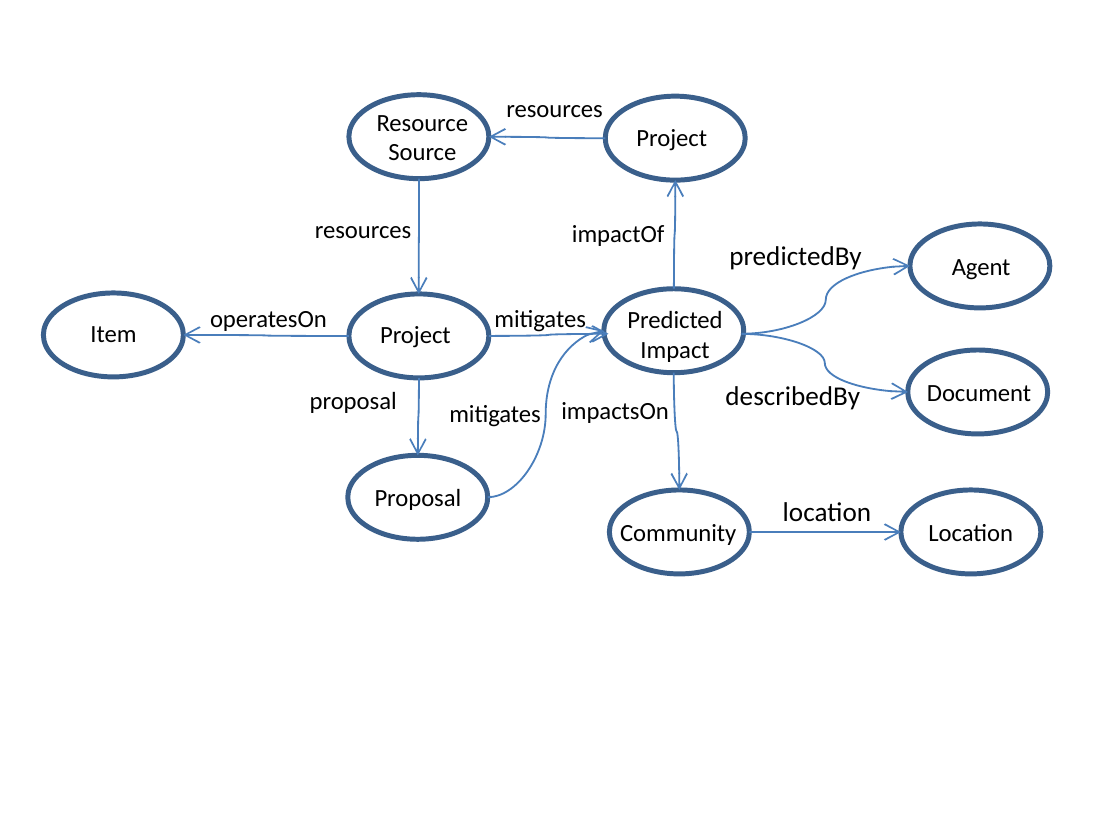
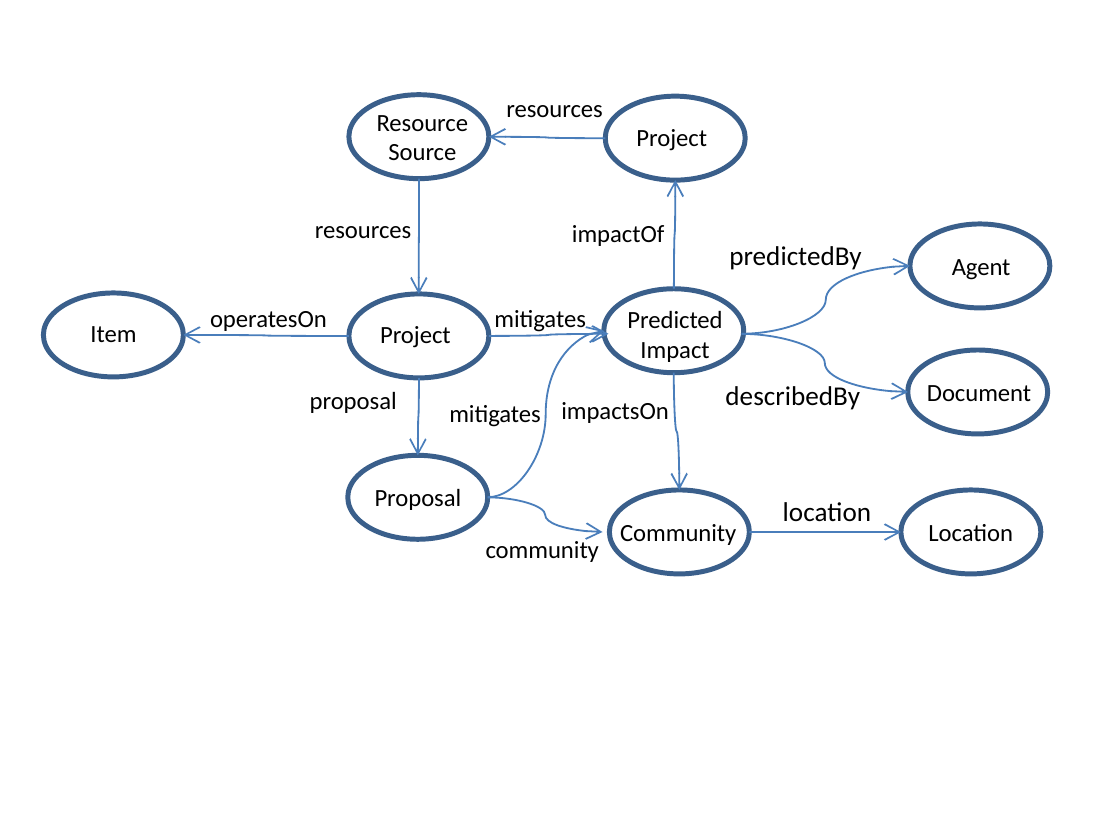
Before and after one commit to epimorphics/sedgemoor-model, a slide deck: slide 1 of doc/overview.pptx. Drawn at 1120x840 pixels with LibreOffice and Linux fonts; fonts in the diff are those of the drawing. Boxes give left, top, right and bottom in pixels: in the first picture for what was removed or moved away, otherwise in the second. Text is boxed around its words. In the diff, an @@ line names an element or a change of style, - is before the commit and + after.

```diff
--- a/doc/overview.pptx
+++ b/doc/overview.pptx
@@ curved arrow added from (487, 498) to (603, 532), #4B7EBC 0.75 pt @@
@@ text added at bbox=[486, 538, 599, 562], 10 pt, text #000000 @@
+community
```
Also in this commit, not shown: 1 other slide changed, 2 other files.
